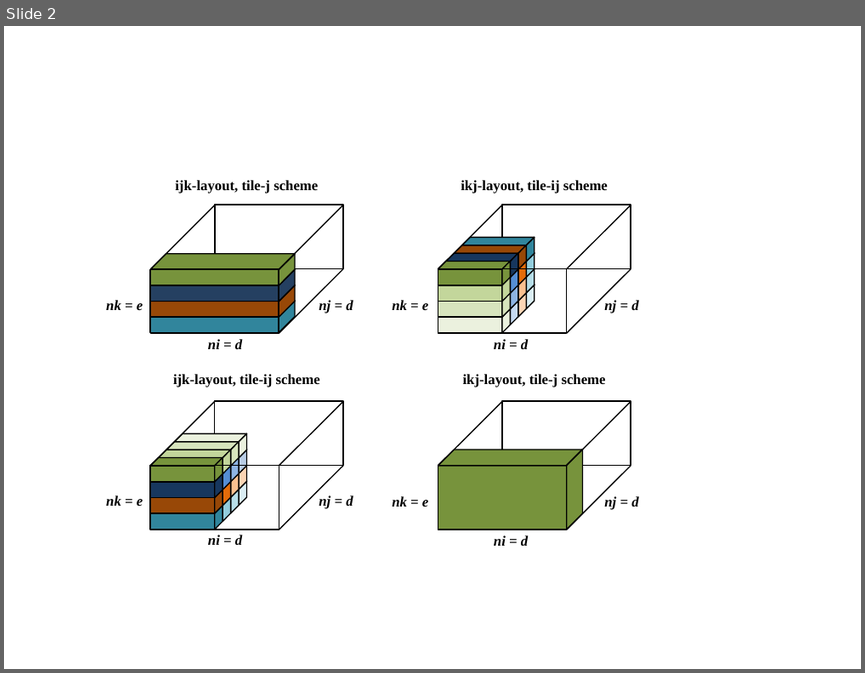
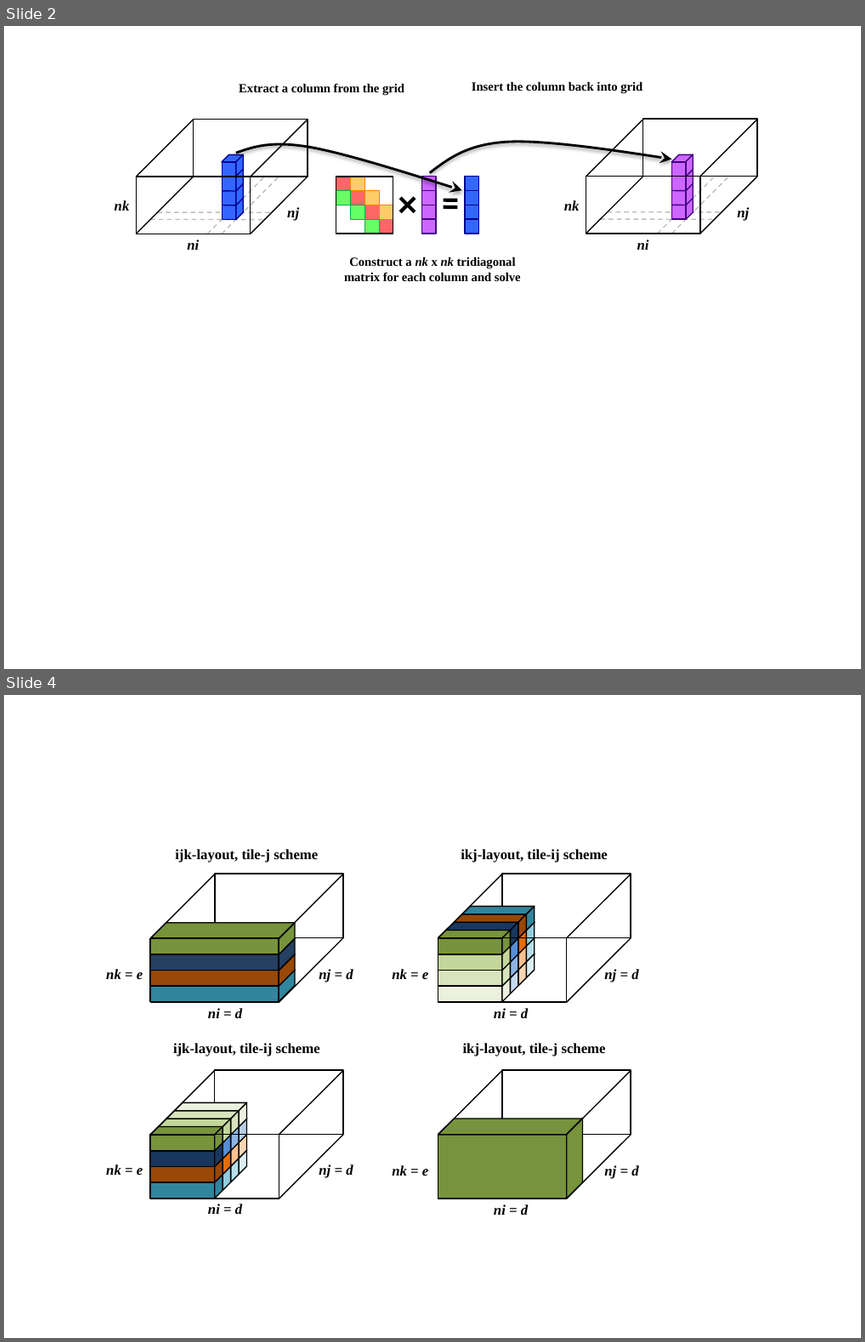
Before and after one commit to drhansj/ssta_paper_pdsec_2017, a slide deck: figures/diagrams_master.pptx. Shown one above the other, each under a label of ours: slide 2 before the commit, slides 2 and 4 after it; the slides between them are not shown. The pictures are 865x673 and 865x1342 pixels, drawn with LibreOffice and Linux fonts; fonts in the diff are those of the drawing. Boxes give left, top, right and bottom in pixels: in the first picture for what was removed or moved away, otherwise in the second. Text is boxed around its words. In the diff, an @@ line names an element or a change of style, - is before the commit and + after.

```diff
--- a/figures/diagrams_master.pptx
+++ b/figures/diagrams_master.pptx
@@ slide 2 added at (4, 26, 861, 669), background #FFFFFF @@
@@ group added at (114, 81, 757, 281): 32 lines, 25 rectangles, 9 texts, 4 parallelograms, 2 freeform shapes @@
+Construct a nk x nk tridiagonal
+matrix for each column and solve
+Extract a column from the grid
+Insert the column back into grid
+ni
+nk
+nj
+ni
+nk
+nj
@@ what was slide 2 is now slide 4 @@
```
Also in this commit, not shown: 1 slide changed, 1 other slide added, 11 other files.
